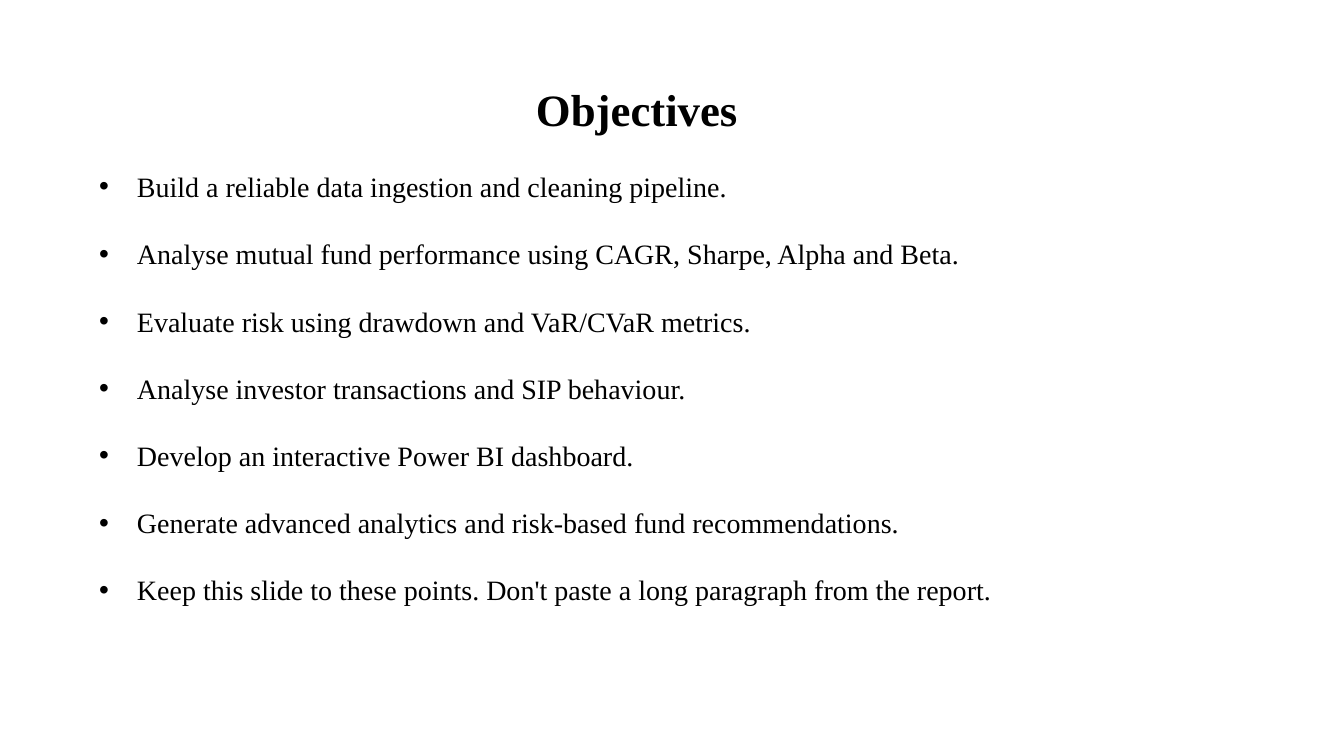
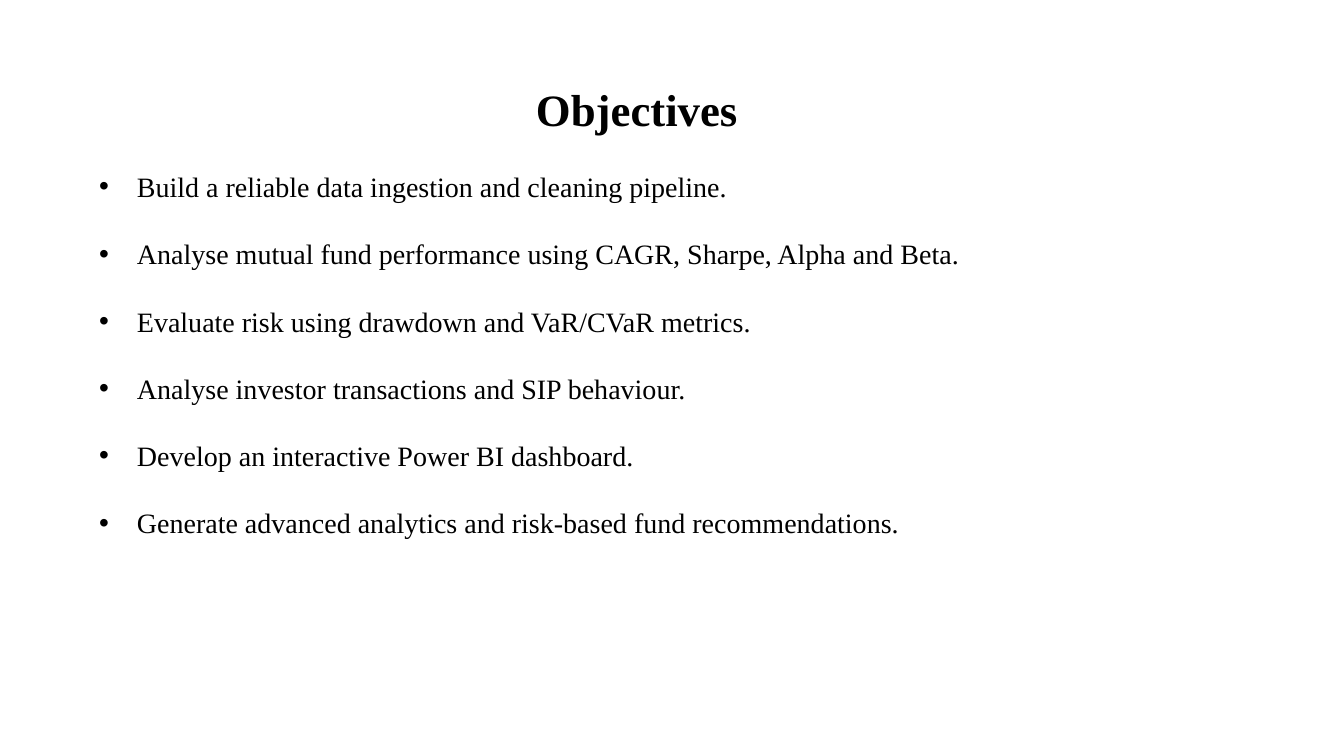
Before and after one commit to SaiVyshnavi2702/MutualFundAnalytics, a slide deck: slide 3 of reports/Bluestock_MF_Presentation.pptx. Drawn at 1344x756 pixels with LibreOffice and Linux fonts; fonts in the diff are those of the drawing. Boxes give left, top, right and bottom in pixels: in the first picture for what was removed or moved away, otherwise in the second. Text is boxed around its words. In the diff, an @@ line names an element or a change of style, - is before the commit and + after.

```diff
--- a/reports/Bluestock_MF_Presentation.pptx
+++ b/reports/Bluestock_MF_Presentation.pptx
@@ text at (137,580,991,606): paragraph removed @@
-• Keep this slide to these points. Don't paste a long paragraph from the report.
```
Also in this commit, not shown: 1 other slide changed, 4 other files.
